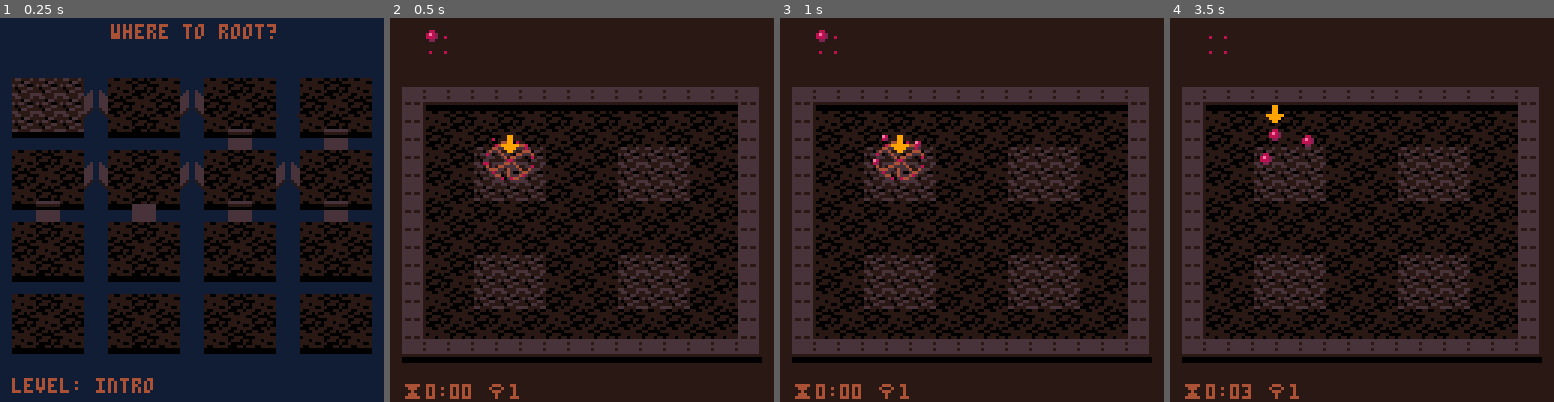
Above: before the commit, frames 1-4 (left to right).
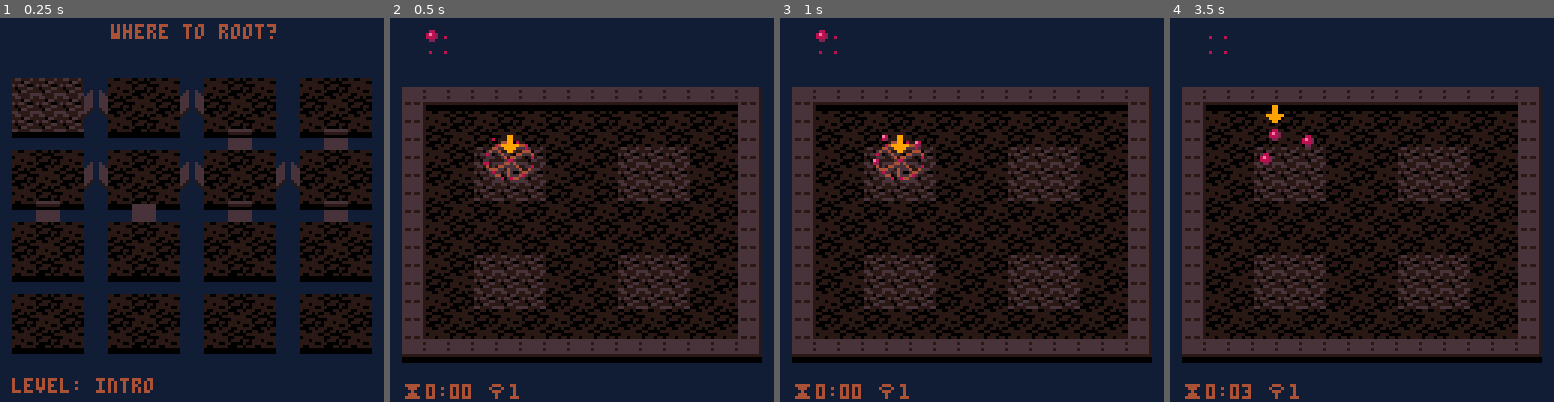
Above: after the commit, the same moments.

Repository: erwinbonsma/WhereToRootPico8
Game: PICO-8 cartridge wheretoroot.p8
Same seed, same stepped clock (60 frames per second), same inputs: the game is played once before the commit and once after it.
Inputs:
- Up to frame 1 (0.25 s): no input
- Up to frame 2 (0.5 s): tap X (X key) at 0.33 s
- Up to frame 3 (1 s): no input
- Up to frame 4 (3.5 s): tap X (X key) at 1.07, 1.85, 2.97 s; hold Right 1.6-2.1 s; hold Up 2.15-2.42 s; hold Right 2.47-3.03 s; hold Left from 3.08 s (still down)

Frame 1 is identical in both runs. In frame 2, 32% of the frame differs, in the area x 0-100%, y 0-100%; in frame 3, 32%; in frame 4, 32%.

Commit message:
Make background dark blue

Diff:
--- a/wheretoroot.p8
+++ b/wheretoroot.p8
@@ -2243,7 +2243,7 @@
 end
 
 function game:draw()
- cls(1)
+ cls(6)
 
  camera(
   grid.ncols*4-64,
